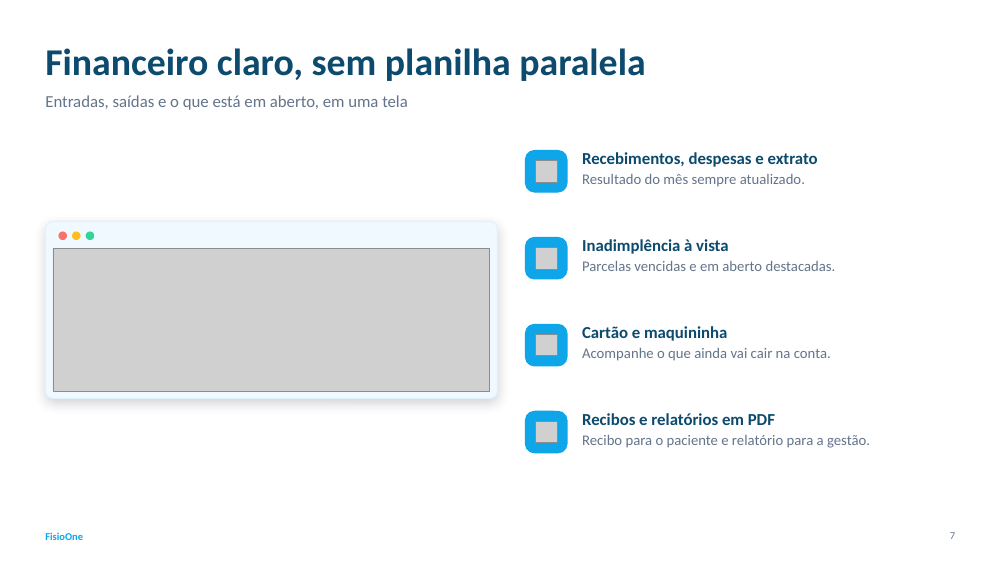
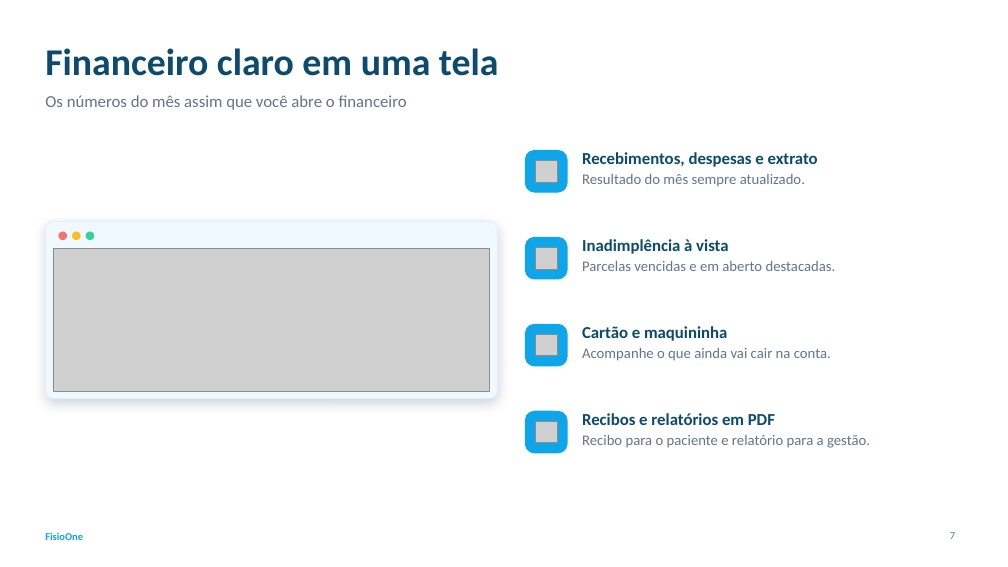
Before and after one commit to andremacedodev/ClinicaFisioterapia, a slide deck: slide 7 of docs/apresentacao/FisioOne_Apresentacao.pptx. Drawn at 1008x567 pixels with LibreOffice and Linux fonts; fonts in the diff are those of the drawing; grey boxes stand for pictures. Boxes give left, top, right and bottom in pixels: in the first picture for what was removed or moved away, otherwise in the second. Text is boxed around its words. In the diff, an @@ line names an element or a change of style, - is before the commit and + after.

```diff
--- a/docs/apresentacao/FisioOne_Apresentacao.pptx
+++ b/docs/apresentacao/FisioOne_Apresentacao.pptx
@@ title at (x1=45, y1=48, x2=499, y2=76): text changed @@
-Financeiro claro, sem planilha paralela
+Financeiro claro em uma tela
@@ text at (x1=45, y1=95, x2=407, y2=110): text changed @@
-Entradas, saídas e o que está em aberto, em uma tela
+Os números do mês assim que você abre o financeiro
```
Also in this commit, not shown: 1 other slide changed, 3 slides added, 1 slide removed, 6 other files.
